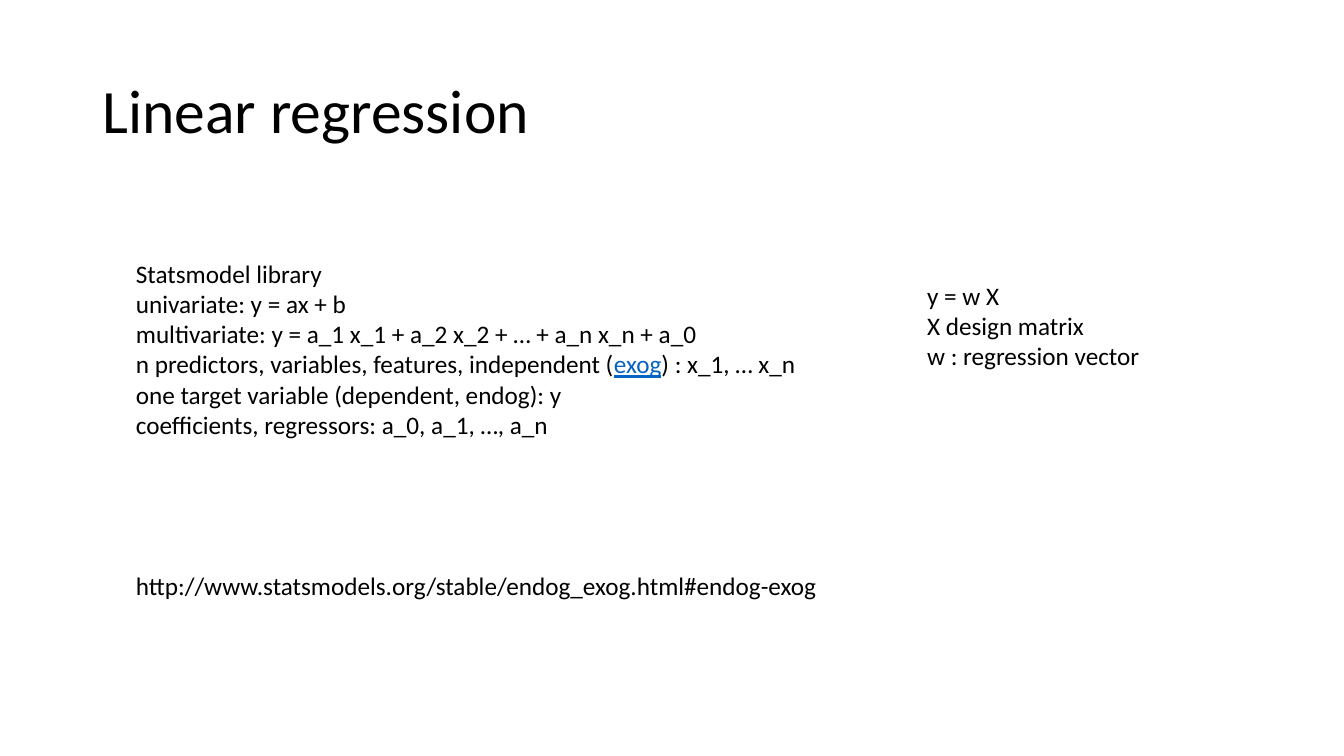
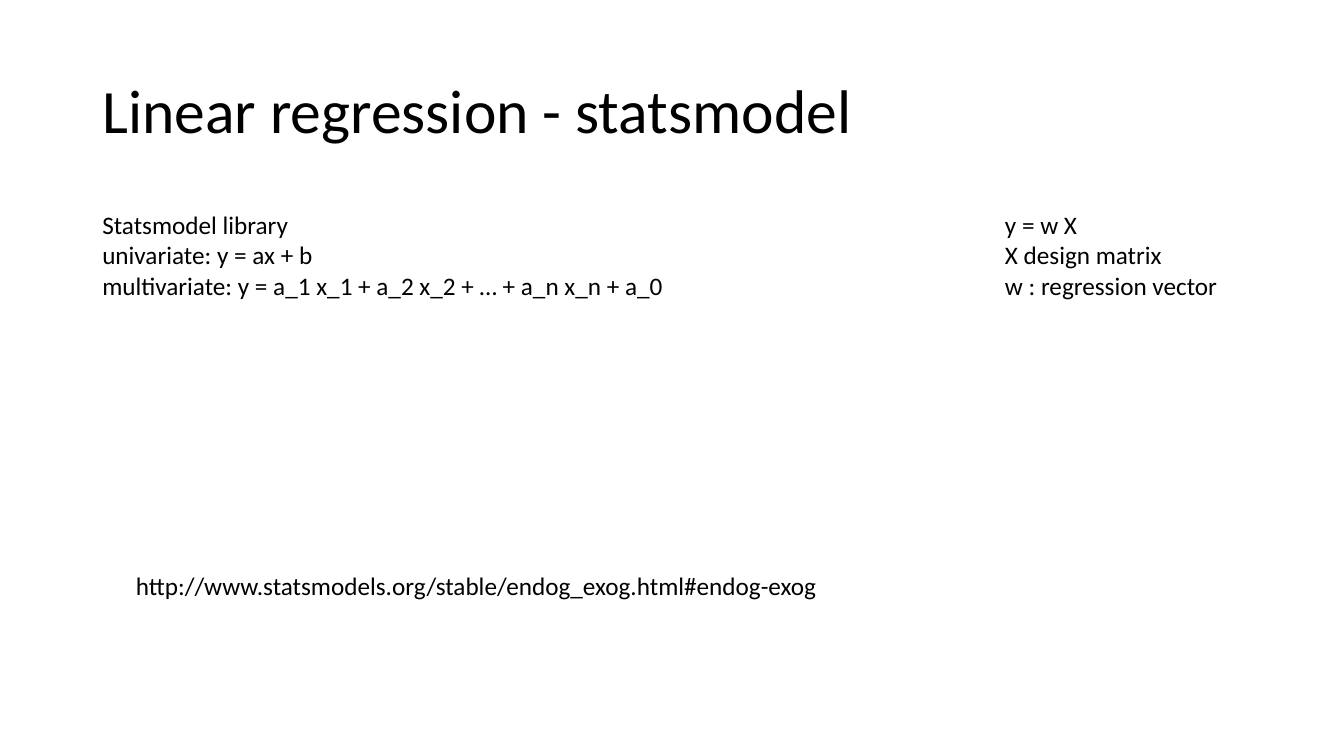
Before and after one commit to alexisperrier/XEmines_DataScience_2020, a slide deck: slide 15 of slides/XEM20_S1D3.pptx (slide 13 before the commit). Drawn at 1344x756 pixels with LibreOffice and Linux fonts; fonts in the diff are those of the drawing. Boxes give left, top, right and bottom in pixels: in the first picture for what was removed or moved away, otherwise in the second. Text is boxed around its words. In the diff, an @@ line names an element or a change of style, - is before the commit and + after.

Commit message:
Logistic regression

```diff
--- a/slides/XEM20_S1D3.pptx
+++ b/slides/XEM20_S1D3.pptx
@@ title at (x1=102, y1=90, x2=852, y2=144): text changed @@
-Linear regression
+Linear regression - statsmodel
@@ text "Statsmodel library" moved from (x1=136, y1=265, x2=795, y2=439) to (x1=102, y1=216, x2=662, y2=299) @@
@@ text "y = w X" moved from (x1=927, y1=288, x2=1140, y2=370) to (x1=1005, y1=217, x2=1217, y2=300) @@
@@ text at (x1=136, y1=354, x2=795, y2=439): paragraphs removed @@
-n predictors, variables, features, independent (exog) : x_1, … x_n
-one target variable (dependent, endog): y
-coefficients, regressors: a_0, a_1, …, a_n
```
Also in this commit, not shown: 8 other slides changed, 36 slides added, 6 slides removed, 11 other files.
